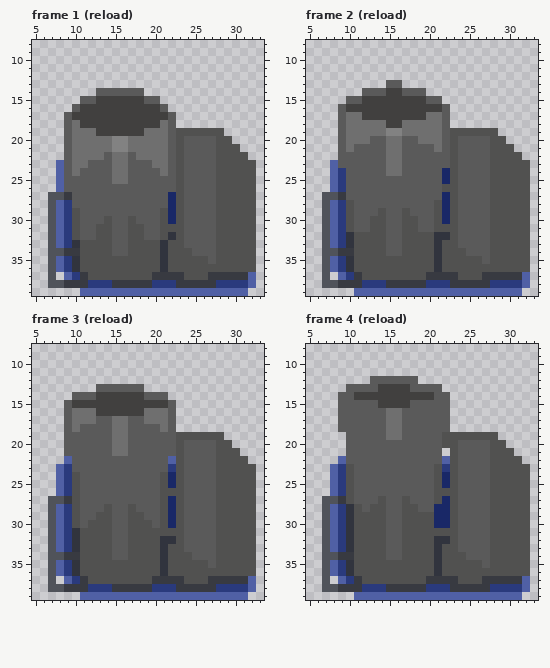
A pixel-art file gets an edit: assets/mortar.aseprite. The picture above is the old version.
34x40 pixels, 30 frames. Colours within 5 levels of each other are drawn and written as one. Shown: frame 1 (reload): x 5..33, y 8..39; frame 2 (reload): x 5..33, y 8..39; frame 3 (reload): x 5..33, y 8..39; frame 4 (reload): x 5..33, y 8..39. The commit also changed other frames, which this record leaves out.
And afterwards:
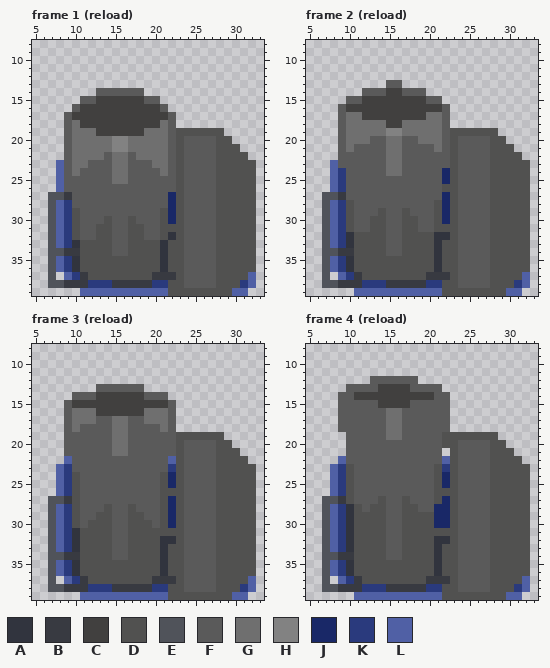
Palette (. is transparent): A #31343e  B #383a41  C #41403f  D #515150  E #50535a  F #5a5a5a  G #6f6f6f  H #828282  J #192867  K #2a3a7d  L #5060a5
The exact change:
Frame 1 (reload), layer "ammo rack":
Colour D replaces colour B in row 37 at x 23 and 28 to 31; in row 38 at x 23.
Colour D replaces colour K in row 38 at x 22 and 28 to 30.
Colour D replaces colour L in row 39 at x 22 to 29.
Colour F replaces colour B in row 37 at x 27; in row 38 at x 24 to 27.
Colour F replaces colour D in row 34 at x 24; in row 35 at x 24 to 26; in row 36 at x 24 to 27; in row 37 at x 24 to 26.
Frame 2 (reload), layer "ammo rack": the same change as frame 1 (reload)
Frame 3 (reload), layer "ammo rack": the same change as frame 1 (reload)
Frame 4 (reload), layer "ammo rack": the same change as frame 1 (reload)
Boxes around the changes in both pictures, in picture pixels (x1, y1, x2, y2):
changed: (168, 248, 248, 296)
changed: (442, 248, 522, 296)
changed: (168, 552, 248, 600)
changed: (442, 552, 522, 600)
